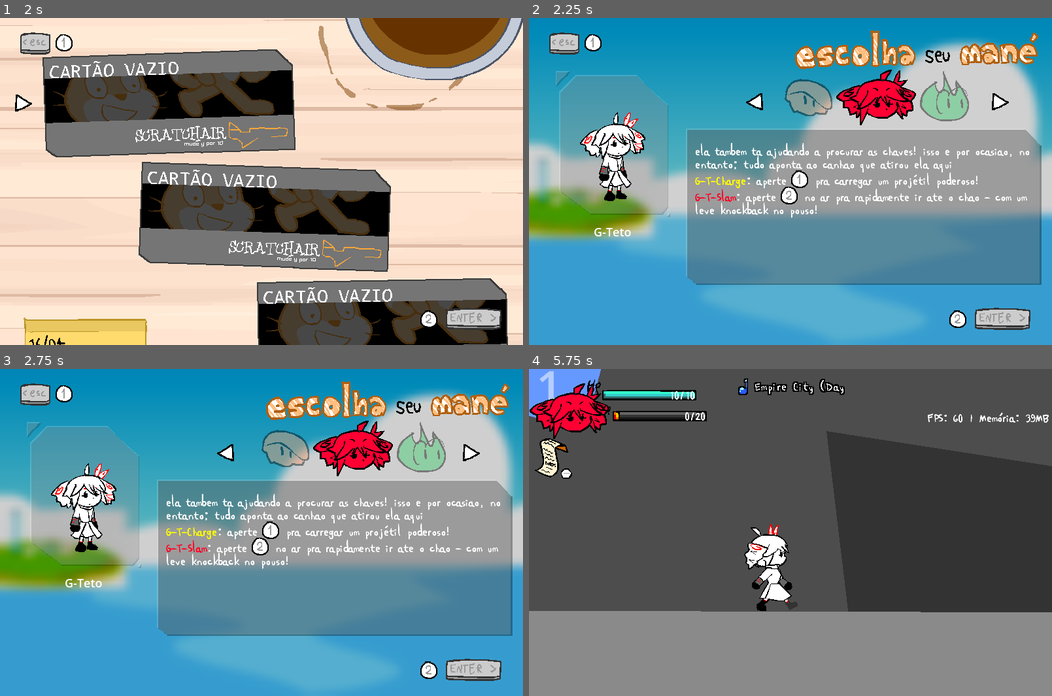
Above: before the commit, frames 1-4 (two rows, left to right).
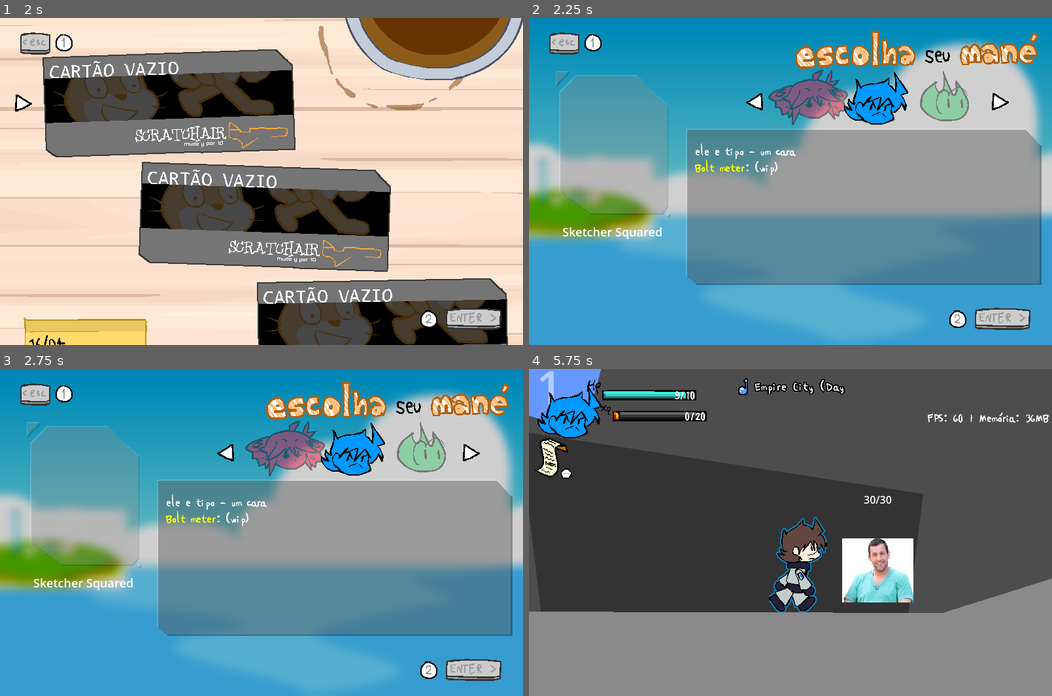
Above: after the commit, the same moments.

Repository: neontflame/jolas
Game: Godot game, scene res://Menustuffs/Menu.tscn
Same seed, same stepped clock (60 frames per second), same inputs: the game is played once before the commit and once after it. The engine's default icon, where the game draws it, is replaced by a stand-in: a white triangle on a blue panel in a dark square. Sound files missing from this copy of the repository are replaced by a short silence.
Inputs (mouse positions are in pixels of both pictures, inside the frame that each line leads up to):
- Up to frame 1 (2 s): tap Enter (ctrl_pause) at 0.5 s; move the mouse to (376, 165) at 0.52 s; hold Right (ctrl_right) 0.53-1.25 s; hold X (ctrl_1) 0.53-1.25 s; click (376, 165) at 0.67 s; tap V (ctrl_jump) at 0.77 s; drag from (156, 197) to (235, 246) at 1.27 s
- Up to frame 2 (2.25 s): tap Space at 2 s; move the mouse to (842, 109) at 2.02 s; hold Left (ctrl_left) from 2.03 s (still down); tap C (ctrl_interact) at 2.1 s
- Up to frame 3 (2.75 s): keep holding Left (ctrl_left)
- Up to frame 4 (5.75 s): release Left (ctrl_left) at 2.75 s; tap Enter (ctrl_pause) at 2.75 s; drag from (764, 597) to (633, 483) at 2.77 s; move the mouse to (947, 581) at 3.52 s; hold Right (ctrl_right) 3.53-4.25 s; hold X (ctrl_1) 3.53-4.25 s; tap V (ctrl_jump) at 3.77 s; drag from (633, 483) to (712, 450) at 4.27 s; move the mouse to (816, 532) at 5.02 s; hold Right (ctrl_right) from 5.03 s (still down); tap C (ctrl_interact) at 5.1 s; click (816, 532) at 5.17 s

Frame 1 is identical in both runs. In frame 2, 7.0% of the frame differs, in the area x 6-96%, y 15-68%; in frame 3, 7.0%; in frame 4, 46%, in the area x 0-100%, y 2-75%.

Commit message:
sket the beginning
Yeahm

Diff:
--- a/Gamestuffs/Quests/findSonic.json
+++ b/Gamestuffs/Quests/findSonic.json
@@ -3,5 +3,5 @@
 	"room": "Sala da Caveira",
 	"icon": "skelly",
 	"xpReward": 50,
-	"desc": "Oh não! Sonic, o ouriço mais famoso dos vídeogames entrou em mais uma enrascada!\nDessa vez, ele se perdeu enquanto dirigia um carro (como visto em Sonic Drift 2) e o Waze mandou ele se jogar de um penhasco! :(\nEncontre ele na Sala da Caveira e comuniqueseu espírito de sua chegada. \nEle retornará ao mundo corpóreo não muito após isso.\nAre you up [b]2[/b] it?"
+	"desc": "Oh não! Sonic, o ouriço mais famoso dos vídeogames entrou em mais uma enrascada!\n\nDessa vez, ele se perdeu enquanto dirigia um carro (como visto em Sonic Drift 2) e o Waze mandou ele se jogar de um penhasco! :(\n\nEncontre ele na Sala da Caveira e comunique seu espírito de sua chegada.\n\nEle retornará ao mundo corpóreo não muito após isso.\n\nAre you up [b]2[/b] it?"
 }
--- /dev/null
+++ b/Playerstuffs/Characters/Sketcher/Sketcher.tscn
@@ -0,0 +1,156 @@
+[gd_scene format=3 uid="uid://llk5w8w0yx48"]
+
+[ext_resource type="PackedScene" uid="uid://bv0kwtpveitw3" path="res://Playerstuffs/player.tscn" id="1_avxmv"]
+[ext_resource type="Shader" uid="uid://danjb3joqvlqr" path="res://Shaders/outlineCoolio.gdshader" id="2_1nj8v"]
+[ext_resource type="Texture2D" uid="uid://dqhm8jx5chgki" path="res://Playerstuffs/Characters/Sketcher/Sprites/Jake Idle.png" id="2_upuk6"]
+[ext_resource type="Texture2D" uid="uid://c4ykhak1f1vow" path="res://Playerstuffs/Characters/Sketcher/Sprites/Jake Jump0001.png" id="3_1nj8v"]
+[ext_resource type="Texture2D" uid="uid://dg473dxdrg0f7" path="res://Playerstuffs/Characters/Sketcher/Sprites/Jake Jump0002.png" id="4_2ar5l"]
+[ext_resource type="Texture2D" uid="uid://cflsop2td852p" path="res://Playerstuffs/Characters/Sketcher/Sprites/Jake Run0001.png" id="5_mc72d"]
+[ext_resource type="Texture2D" uid="uid://cr8txqe6lx6y4" path="res://Playerstuffs/Characters/Sketcher/Sprites/Jake Run0002.png" id="6_uo5jo"]
+[ext_resource type="Texture2D" uid="uid://5cxjssw7qry6" path="res://Playerstuffs/Characters/Sketcher/Sprites/Jake Run0003.png" id="7_ig0g0"]
+[ext_resource type="Texture2D" uid="uid://bnt52ym6lhleu" path="res://Playerstuffs/Characters/Sketcher/Sprites/Jake Run0004.png" id="8_da1m6"]
+[ext_resource type="Texture2D" uid="uid://dtad5lqg4plv5" path="res://Playerstuffs/Characters/Sketcher/Sprites/Jake Run0005.png" id="9_tba8m"]
+[ext_resource type="Texture2D" uid="uid://cse4ci52pwh34" path="res://Playerstuffs/Characters/Sketcher/Sprites/Jake Run0006.png" id="10_qfigm"]
+[ext_resource type="Texture2D" uid="uid://c4wtqjkycpggu" path="res://Playerstuffs/Characters/Sketcher/Sprites/Jake Slide0001.png" id="11_juud7"]
+[ext_resource type="Texture2D" uid="uid://bhydjk2n0r5ct" path="res://Playerstuffs/Characters/Sketcher/Sprites/Jake Slide0002.png" id="12_ln26r"]
+[ext_resource type="Texture2D" uid="uid://cndgapc5xh1es" path="res://Playerstuffs/Characters/Sketcher/Sprites/Jake Slide0003.png" id="13_ev7n3"]
+[ext_resource type="Texture2D" uid="uid://2mbi8r3ntnpy" path="res://Playerstuffs/Characters/Sketcher/Sprites/jake spin kick0001.png" id="14_gf1t6"]
+[ext_resource type="Texture2D" uid="uid://crf0216cjdggr" path="res://Playerstuffs/Characters/Sketcher/Sprites/jake spin kick0002.png" id="15_d7o1v"]
+[ext_resource type="Texture2D" uid="uid://dcsun6ybottic" path="res://Playerstuffs/Characters/Sketcher/Sprites/jake spin kick0003.png" id="16_u2u8d"]
+[ext_resource type="Texture2D" uid="uid://twanxv4872qk" path="res://Playerstuffs/Characters/Sketcher/Sprites/jake spin kick0004.png" id="17_3hf1s"]
+[ext_resource type="Texture2D" uid="uid://b2g1oimxr2tb3" path="res://Playerstuffs/Characters/Sketcher/Sprites/jake vault0001.png" id="18_ti08h"]
+[ext_resource type="Texture2D" uid="uid://dvrn8h76hkc54" path="res://Playerstuffs/Characters/Sketcher/Sprites/jake vault0002.png" id="19_4bbj6"]
+[ext_resource type="Texture2D" uid="uid://cqy08vvbeqaju" path="res://Playerstuffs/Characters/Sketcher/Sprites/jake vault0003.png" id="20_xwjri"]
+[ext_resource type="Texture2D" uid="uid://c2sn25u8taut" path="res://Playerstuffs/Characters/Sketcher/Sprites/JakeWalk0001.png" id="21_3set2"]
+[ext_resource type="Texture2D" uid="uid://catgon0yccmfn" path="res://Playerstuffs/Characters/Sketcher/Sprites/JakeWalk0002.png" id="22_dsjf8"]
+[ext_resource type="Texture2D" uid="uid://cmeocfvne7tji" path="res://Playerstuffs/Characters/Sketcher/Sprites/JakeWalk0003.png" id="23_tp0le"]
+[ext_resource type="Texture2D" uid="uid://b8t7xmildj8bu" path="res://Playerstuffs/Characters/Sketcher/Sprites/JakeWalk0004.png" id="24_ts5rf"]
+
+[sub_resource type="ShaderMaterial" id="ShaderMaterial_2ar5l"]
+shader = ExtResource("2_1nj8v")
+shader_parameter/line_color = Color(0, 0.6392157, 1, 0.64705884)
+shader_parameter/line_thickness = 2.000000095
+shader_parameter/add_margins = true
+
+[sub_resource type="SpriteFrames" id="SpriteFrames_7odvg"]
+animations = [{
+"frames": [{
+"duration": 1.0,
+"texture": ExtResource("2_upuk6")
+}],
+"loop": true,
+"name": &"default",
+"speed": 5.0
+}, {
+"frames": [{
+"duration": 1.0,
+"texture": ExtResource("3_1nj8v")
+}, {
+"duration": 1.0,
+"texture": ExtResource("4_2ar5l")
+}],
+"loop": false,
+"name": &"jump",
+"speed": 5.0
+}, {
+"frames": [{
+"duration": 1.0,
+"texture": ExtResource("5_mc72d")
+}, {
+"duration": 1.0,
+"texture": ExtResource("6_uo5jo")
+}, {
+"duration": 1.0,
+"texture": ExtResource("7_ig0g0")
+}, {
+"duration": 1.0,
+"texture": ExtResource("8_da1m6")
+}, {
+"duration": 1.0,
+"texture": ExtResource("9_tba8m")
+}, {
+"duration": 1.0,
+"texture": ExtResource("10_qfigm")
+}],
+"loop": true,
+"name": &"run",
+"speed": 24.0
+}, {
+"frames": [{
+"duration": 1.0,
+"texture": ExtResource("11_juud7")
+}, {
+"duration": 1.0,
+"texture": ExtResource("12_ln26r")
+}, {
+"duration": 1.0,
+"texture": ExtResource("13_ev7n3")
+}],
+"loop": true,
+"name": &"slide",
+"speed": 5.0
+}, {
+"frames": [{
+"duration": 1.0,
+"texture": ExtResource("14_gf1t6")
+}, {
+"duration": 1.0,
+"texture": ExtResource("15_d7o1v")
+}, {
+"duration": 1.0,
+"texture": ExtResource("16_u2u8d")
+}, {
+"duration": 1.0,
+"texture": ExtResource("17_3hf1s")
+}],
+"loop": true,
+"name": &"spinkick",
+"speed": 24.0
+}, {
+"frames": [{
+"duration": 1.0,
+"texture": ExtResource("18_ti08h")
+}, {
+"duration": 1.0,
+"texture": ExtResource("19_4bbj6")
+}, {
+"duration": 1.0,
+"texture": ExtResource("20_xwjri")
+}],
+"loop": false,
+"name": &"vault",
+"speed": 24.0
+}, {
+"frames": [{
+"duration": 1.0,
+"texture": ExtResource("21_3set2")
+}, {
+"duration": 1.0,
+"texture": ExtResource("22_dsjf8")
+}, {
+"duration": 1.0,
+"texture": ExtResource("23_tp0le")
+}, {
+"duration": 1.0,
+"texture": ExtResource("24_ts5rf")
+}],
+"loop": true,
+"name": &"walk",
+"speed": 16.0
+}]
+
+[node name="Player" unique_id=2058036535 instance=ExtResource("1_avxmv")]
+FLOOR_ACCELERATION = 70.0
+AIR_ACCELERATION = 40
+SOFT_MAX_SPEED = 650
+GRAVITY = 22.0
+SLOPE_VEL_ADD = 32
+
+[node name="CollisionShape2D" parent="." index="2"]
+scale = Vector2(0.465, 0.99)
+
+[node name="AnimatedSprite2D" parent="." index="3"]
+material = SubResource("ShaderMaterial_2ar5l")
+sprite_frames = SubResource("SpriteFrames_7odvg")
+animation = &"jump"
+offset = Vector2(0, -7)
--- a/Shaders/outlineCoolio.gdshader
+++ b/Shaders/outlineCoolio.gdshader
@@ -1,21 +1,55 @@
 shader_type canvas_item;
 
-uniform vec4 line_color: source_color = vec4(1);
-uniform float line_thickness : hint_range(0, 10) = 1.0;
+uniform vec4 line_color : source_color = vec4(1);
+uniform float line_thickness : hint_range(0, 20) = 0.0;
+uniform bool add_margins = true;
+varying flat vec4 modulate;
+
+void vertex() {
+	modulate = COLOR;
+    if (add_margins) {
+        VERTEX += (UV * 2.0 - 1.0) * line_thickness;
+    }
+}
 
 void fragment() {
-	vec2 size = TEXTURE_PIXEL_SIZE * line_thickness;
+    vec2 uv = UV;
 
-	float outline = texture(TEXTURE, UV + vec2(-size.x, 0)).a;
-	outline += texture(TEXTURE, UV + vec2(0, size.y)).a;
-	outline += texture(TEXTURE, UV + vec2(size.x, 0)).a;
-	outline += texture(TEXTURE, UV + vec2(0, -size.y)).a;
-	outline += texture(TEXTURE, UV + vec2(-size.x, size.y)).a;
-	outline += texture(TEXTURE, UV + vec2(size.x, size.y)).a;
-	outline += texture(TEXTURE, UV + vec2(-size.x, -size.y)).a;
-	outline += texture(TEXTURE, UV + vec2(size.x, -size.y)).a;
-	outline = round(min(outline, 1.0));
+    if (add_margins) {
+        vec2 texture_pixel_size = vec2(1.0) / (vec2(1.0) / TEXTURE_PIXEL_SIZE + vec2(line_thickness * 2.0));
 
-	vec4 color = texture(TEXTURE, UV) * COLOR;
-	COLOR = mix(color, line_color, outline - round(color.a));
+        uv = (uv - texture_pixel_size * line_thickness) * TEXTURE_PIXEL_SIZE / texture_pixel_size;
+
+        if (uv != clamp(uv, vec2(0.0), vec2(1.0))) {
+            COLOR.a = 0.0;
+        } else {
+            COLOR = texture(TEXTURE, uv) * modulate;
+        }
+    } else {
+        COLOR = texture(TEXTURE, uv) * modulate;
+    }
+
+    vec2 size = TEXTURE_PIXEL_SIZE * line_thickness;
+
+    if (line_thickness < 0.1) {
+        vec4 color = texture(TEXTURE, uv);
+        COLOR = color;
+    } else {
+        float outline = texture(TEXTURE, uv + vec2(-size.x, 0)).a;
+        outline += texture(TEXTURE, uv + vec2(0, size.y)).a;
+        outline += texture(TEXTURE, uv + vec2(size.x, 0)).a;
+        outline += texture(TEXTURE, uv + vec2(0, -size.y)).a;
+        outline += texture(TEXTURE, uv + vec2(-size.x * 0.866, size.y * 0.5)).a;
+        outline += texture(TEXTURE, uv + vec2(-size.x * 0.5, size.y * 0.866)).a;
+        outline += texture(TEXTURE, uv + vec2(size.x * 0.866, size.y * 0.5)).a;
+        outline += texture(TEXTURE, uv + vec2(size.x * 0.5, size.y * 0.866)).a;
+        outline += texture(TEXTURE, uv + vec2(-size.x * 0.866, -size.y * 0.5)).a;
+        outline += texture(TEXTURE, uv + vec2(-size.x * 0.5, -size.y * 0.866)).a;
+        outline += texture(TEXTURE, uv + vec2(size.x * 0.866, -size.y * 0.5)).a;
+        outline += texture(TEXTURE, uv + vec2(size.x * 0.5, -size.y * 0.866)).a;
+        outline = min(outline, 1.0);
+
+        vec4 color = texture(TEXTURE, uv) * modulate;
+        COLOR = mix(color, line_color, outline - color.a);
+    }
 }
Binary file added: Playerstuffs/Characters/Sketcher/Sprites/Jake Jump0001.png
Not shown, added: Playerstuffs/Characters/Sketcher/Sprites/Jake Jump0001.png.import
Binary file added: Playerstuffs/Characters/Sketcher/Sprites/Jake Jump0002.png
Not shown, added: Playerstuffs/Characters/Sketcher/Sprites/Jake Jump0002.png.import
Not shown, changed: export_presets.cfg
